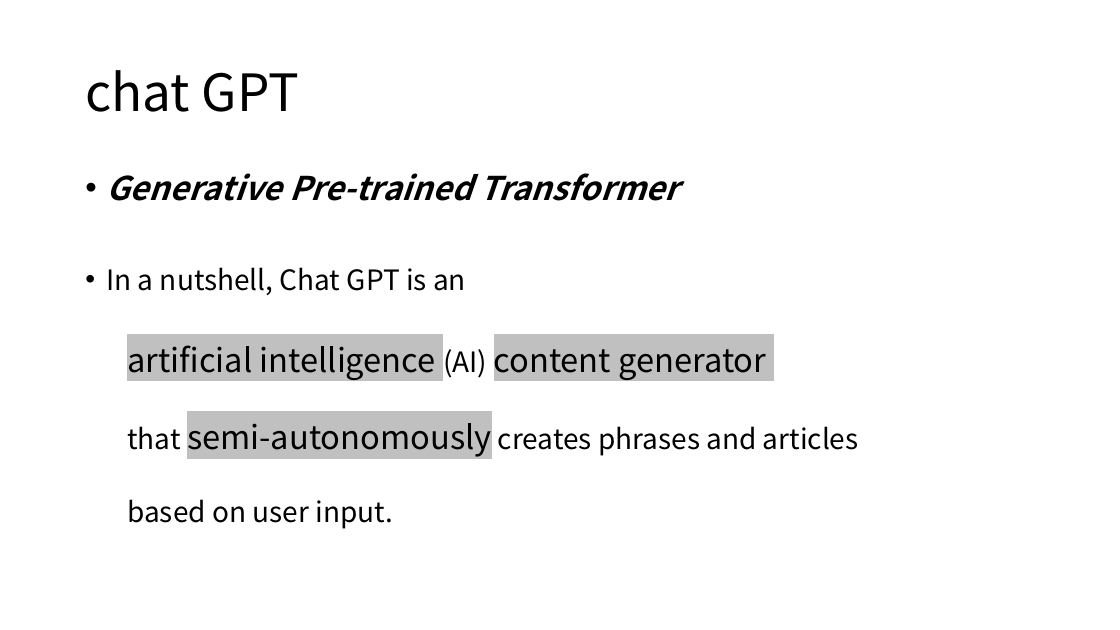
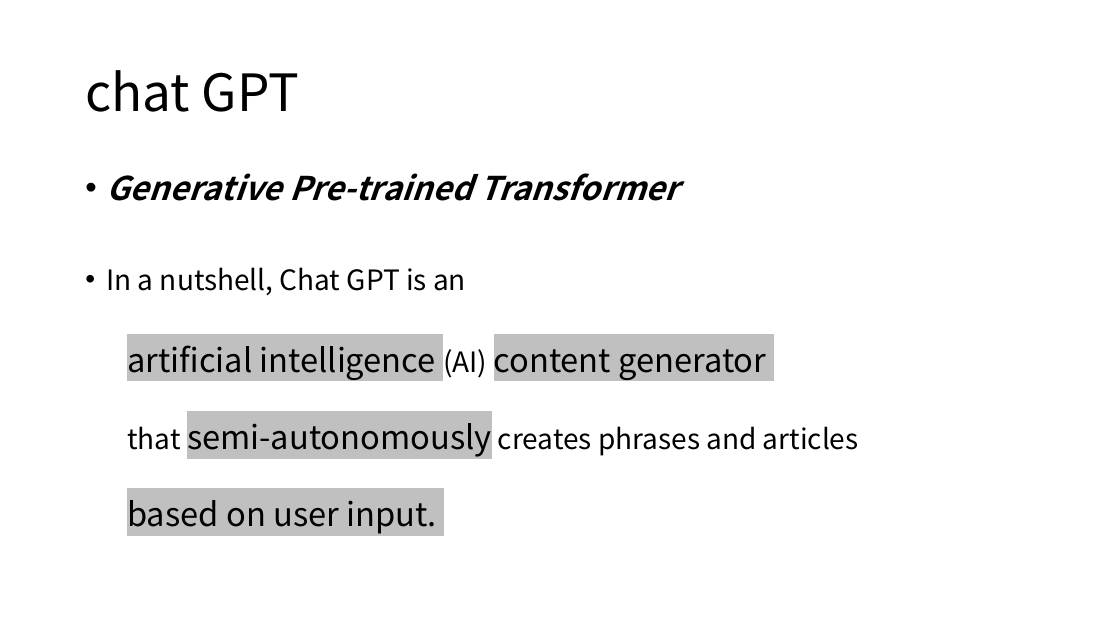
Before and after one commit to MigoJJ/AI_2023.07, a slide deck: slide 3 of chat GPT.pptx. Drawn at 1120x630 pixels with LibreOffice and Linux fonts; fonts in the diff are those of the drawing. Boxes give left, top, right and bottom in pixels: in the first picture for what was removed or moved away, otherwise in the second. Text is boxed around its words. In the diff, an @@ line names an element or a change of style, - is before the commit and + after.

```diff
--- a/chat GPT.pptx
+++ b/chat GPT.pptx
@@ text at [127, 500, 436, 534]: size 24 to 28 pt, highlight none to #C0C0C0 in "based on user input." @@
```
Also in this commit, not shown: 4 other slides changed, 2 slides added.
